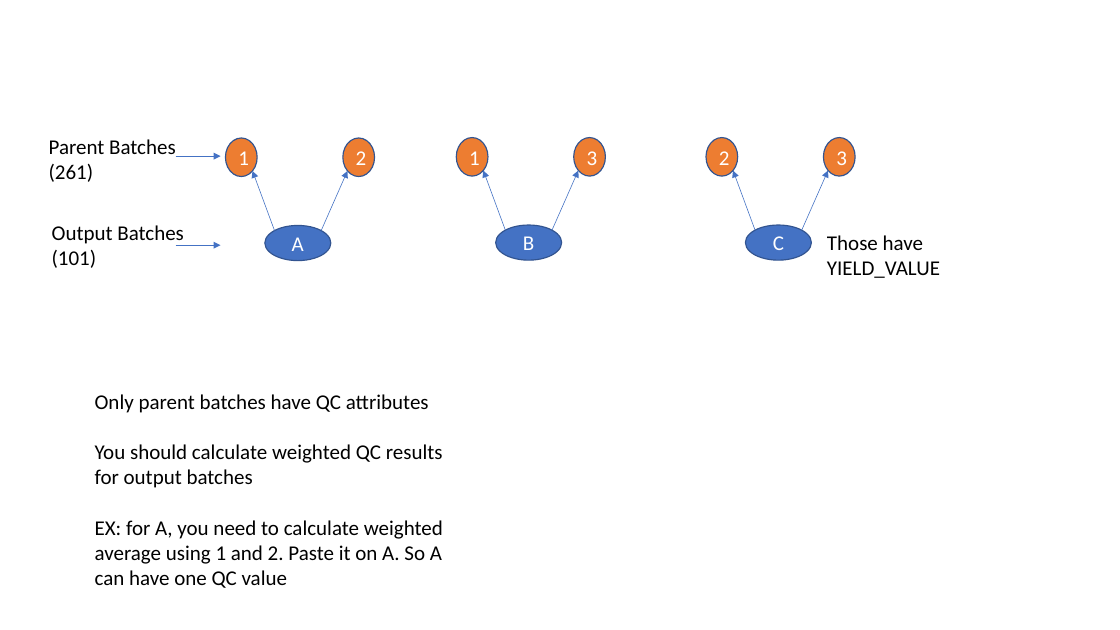
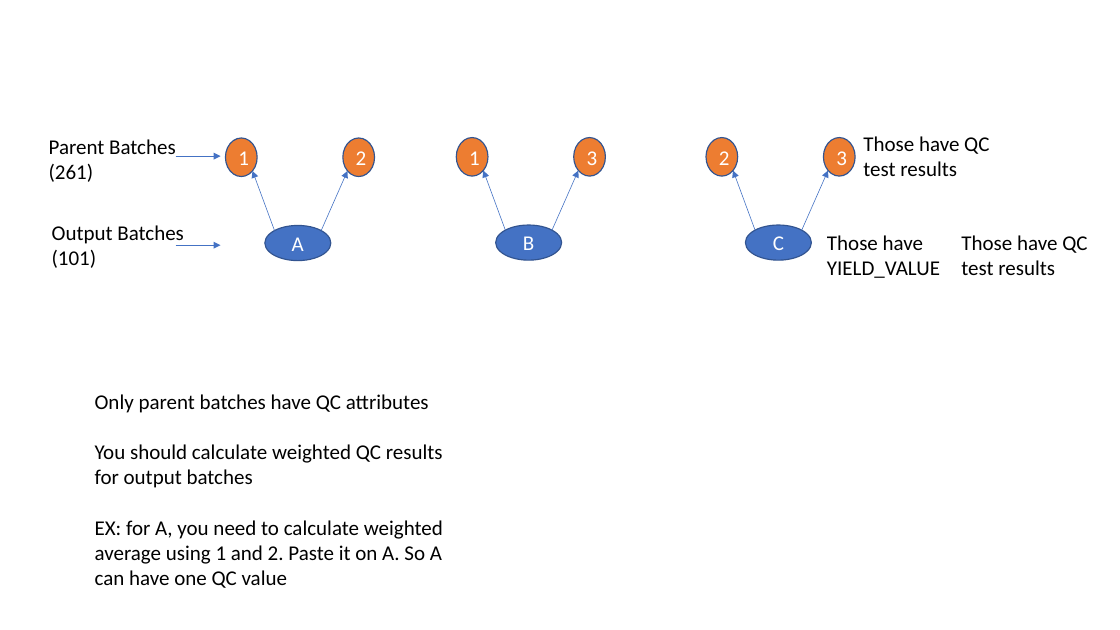
Before and after one commit to whatcanaysu/Sanofi_Challenge, a slide deck: slide 2 of Presentation.pptx. Drawn at 1120x630 pixels with LibreOffice and Linux fonts; fonts in the diff are those of the drawing. Boxes give left, top, right and bottom in pixels: in the first picture for what was removed or moved away, otherwise in the second. Text is boxed around its words. In the diff, an @@ line names an element or a change of style, - is before the commit and + after.

```diff
--- a/Presentation.pptx
+++ b/Presentation.pptx
@@ text added at bbox=[863, 136, 989, 176], 18 pt, text #000000 @@
+Those have QC test results
@@ text added at bbox=[961, 235, 1087, 275], 18 pt, text #000000 @@
+Those have QC test results
```
Also in this commit, not shown: 1 slide added, 3 other files.
